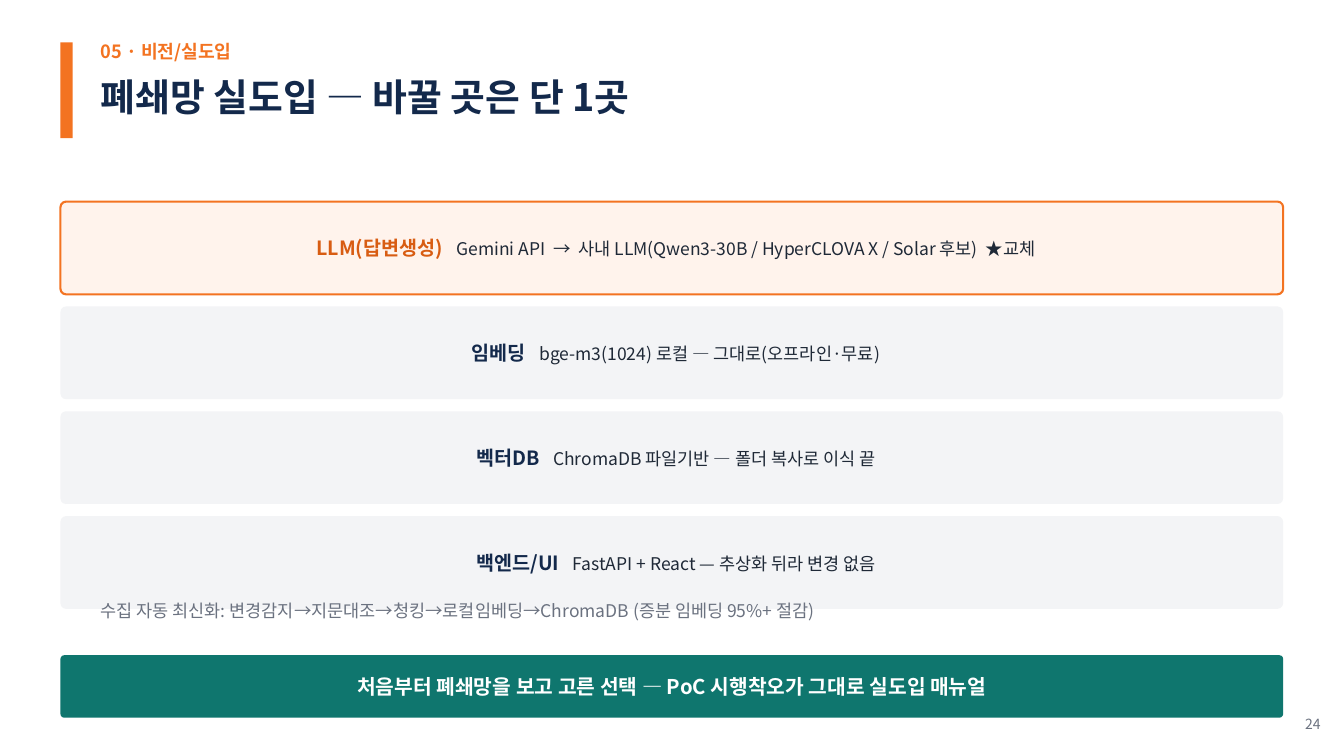
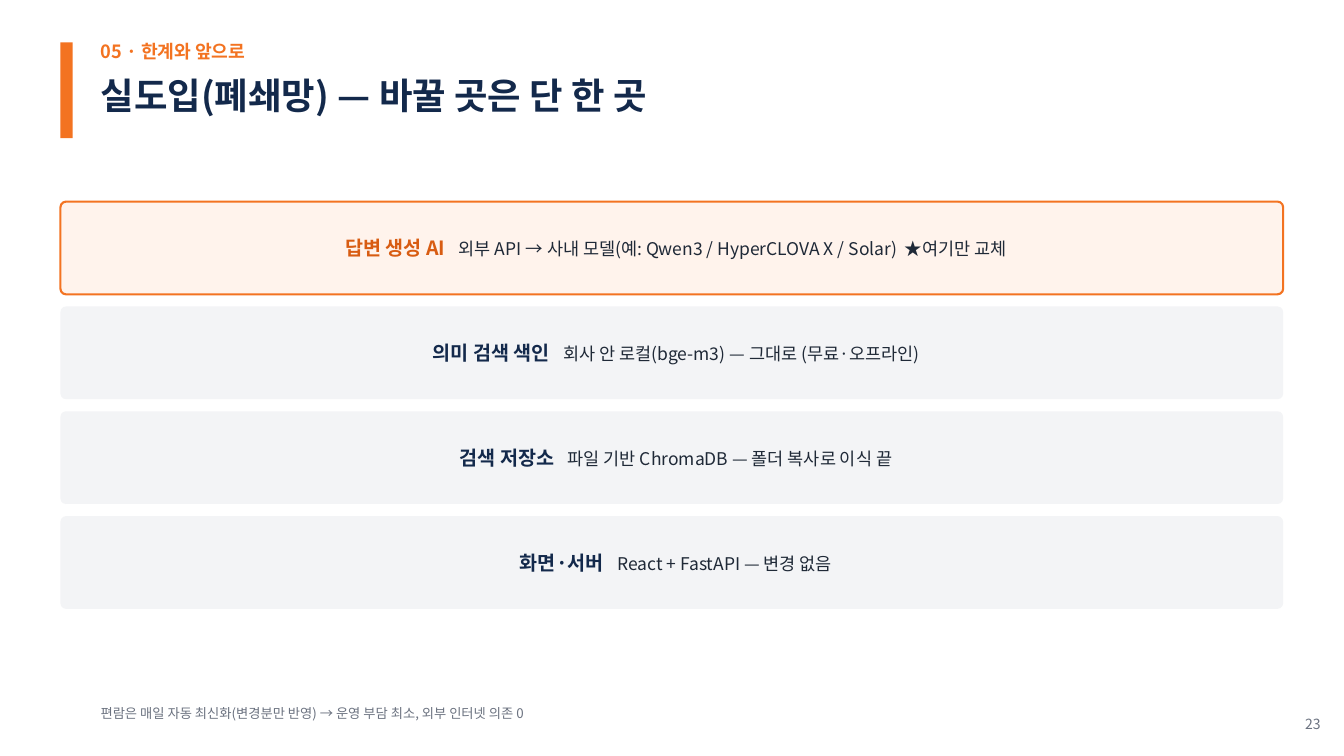
Before and after one commit to woochichichi/2026_HICT_ChatBot, a slide deck: slide 23 of docs/presentation/한화투자증권_AI상담_PoC_30min.pptx (slide 24 before the commit). Drawn at 1344x756 pixels with LibreOffice and Linux fonts; fonts in the diff are those of the drawing. Boxes give left, top, right and bottom in pixels: in the first picture for what was removed or moved away, otherwise in the second. Text is boxed around its words. In the diff, an @@ line names an element or a change of style, - is before the commit and + after.

```diff
--- a/docs/presentation/한화투자증권_AI상담_PoC_30min.pptx
+++ b/docs/presentation/한화투자증권_AI상담_PoC_30min.pptx
@@ text at (x1=101, y1=42, x2=245, y2=60): text changed @@
-05 · 비전/실도입
+05 · 한계와 앞으로
@@ text at (x1=101, y1=78, x2=646, y2=116): text changed; size 27 to 26 pt @@
-폐쇄망 실도입 — 바꿀 곳은 단 1곳
+실도입(폐쇄망) — 바꿀 곳은 단 한 곳
@@ text in rounded rectangle at (x1=345, y1=238, x2=1007, y2=259): text changed @@
-LLM(답변생성) Gemini API → 사내 LLM(Qwen3-30B / HyperCLOVA X / Solar 후보) ★교체
+답변 생성 AI 외부 API → 사내 모델(예: Qwen3 / HyperCLOVA X / Solar) ★여기만 교체
@@ text in rounded rectangle at (x1=433, y1=343, x2=919, y2=365): text changed @@
-임베딩 bge-m3(1024) 로컬 — 그대로(오프라인·무료)
+의미 검색 색인 회사 안 로컬(bge-m3) — 그대로 (무료·오프라인)
@@ text in rounded rectangle at (x1=460, y1=448, x2=892, y2=467): text changed @@
-벡터DB ChromaDB 파일기반 — 폴더 복사로 이식 끝
+검색 저장소 파일 기반 ChromaDB — 폴더 복사로 이식 끝
@@ text in rounded rectangle at (x1=520, y1=553, x2=832, y2=572): text changed @@
-백엔드/UI FastAPI + React — 추상화 뒤라 변경 없음
+화면·서버 React + FastAPI — 변경 없음
@@ rounded rectangle removed at (x1=60, y1=655, x2=1284, y2=718) @@
-처음부터 폐쇄망을 보고 고른 선택 — PoC 시행착오가 그대로 실도입 매뉴얼
@@ text at (x1=101, y1=707, x2=523, y2=721): text changed; size 12.5 to 9.5 pt @@
-수집 자동 최신화: 변경감지→지문대조→청킹→로컬임베딩→ChromaDB (증분 임베딩 95%+ 절감)
+편람은 매일 자동 최신화(변경분만 반영) → 운영 부담 최소, 외부 인터넷 의존 0
@@ text at (x1=1305, y1=718, x2=1321, y2=729): text changed @@
-24
+23
```
Also in this commit, not shown: 19 other slides changed, 8 slides added, 10 slides removed, 10 other files.
